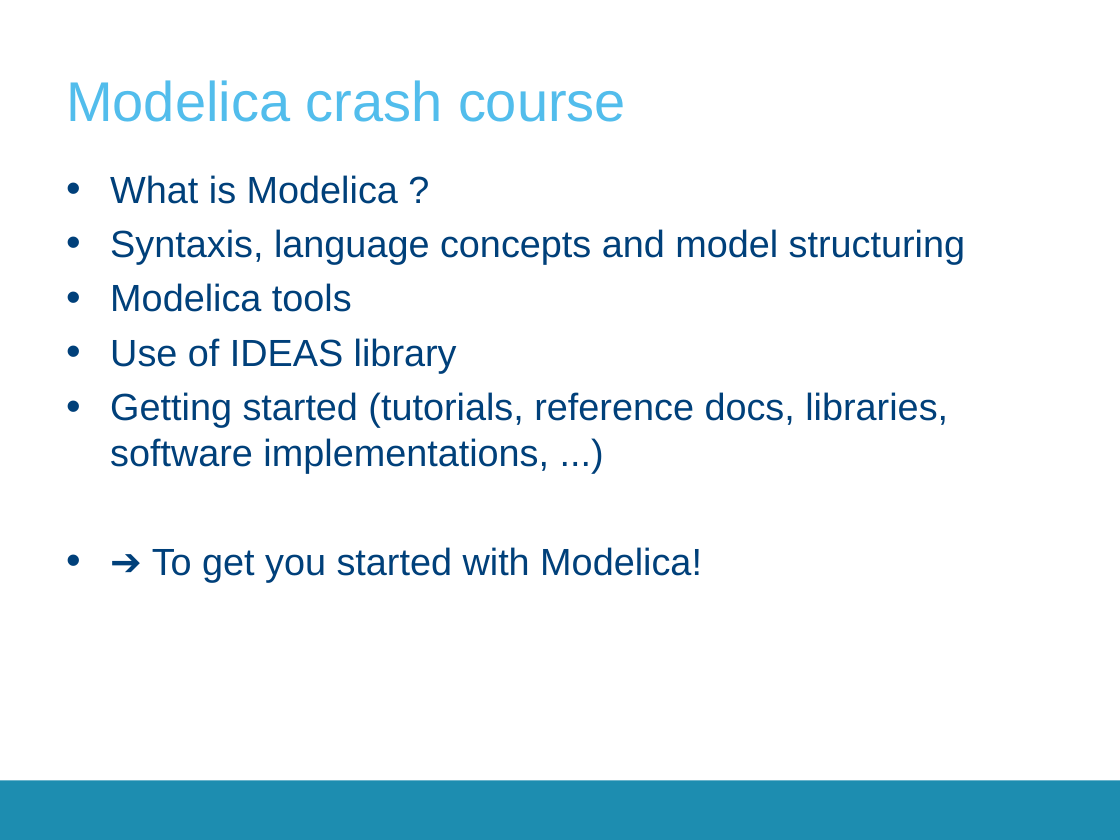
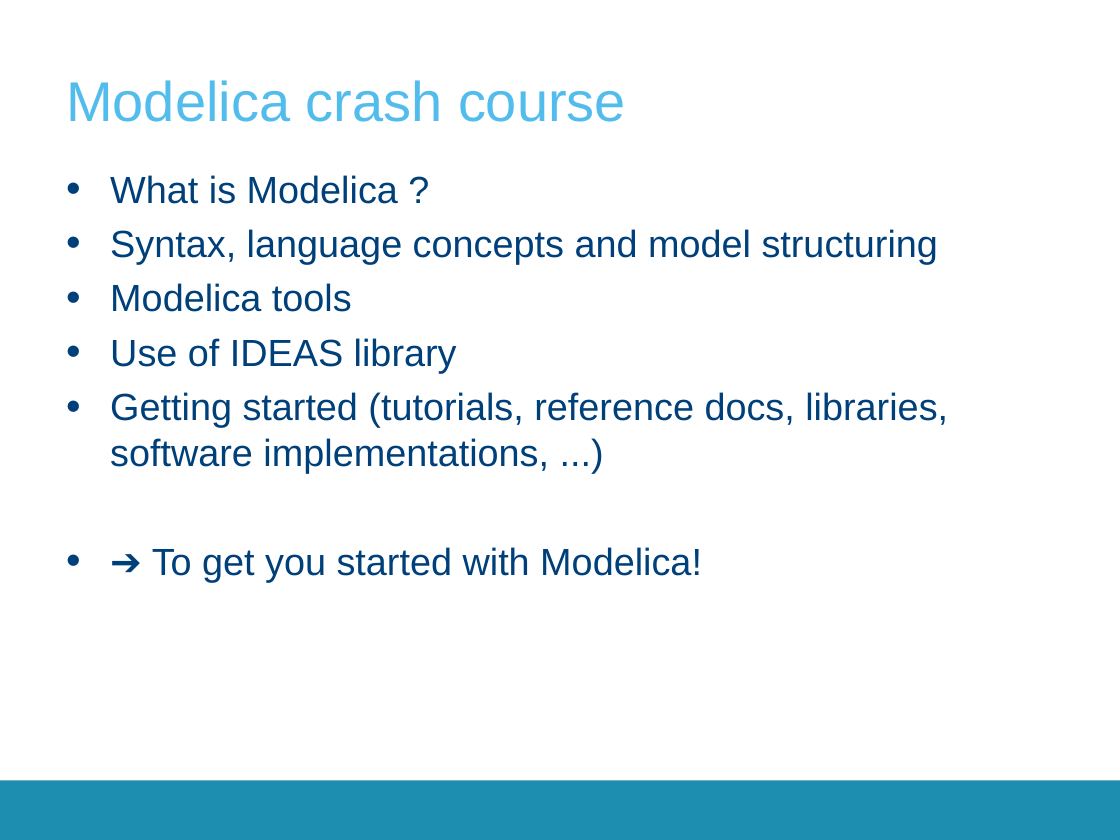
Before and after one commit to open-ideas/__CrashCourse__, a slide deck: slide 2 of 2016-2017/Presentations/CrashCourse_2016.pptx. Drawn at 1120x840 pixels with LibreOffice and Linux fonts; fonts in the diff are those of the drawing; background and template pictures are left out. Boxes give left, top, right and bottom in pixels: in the first picture for what was removed or moved away, otherwise in the second. Text is boxed around its words. In the diff, an @@ line names an element or a change of style, - is before the commit and + after.

Commit message:
Update Slides

```diff
--- a/2016-2017/Presentations/CrashCourse_2016.pptx
+++ b/2016-2017/Presentations/CrashCourse_2016.pptx
@@ text at (110,229,938,264): text changed @@
-• Syntaxis, language concepts and model structuring
+• Syntax, language concepts and model structuring
```
Also in this commit, not shown: 2 other slides changed.
